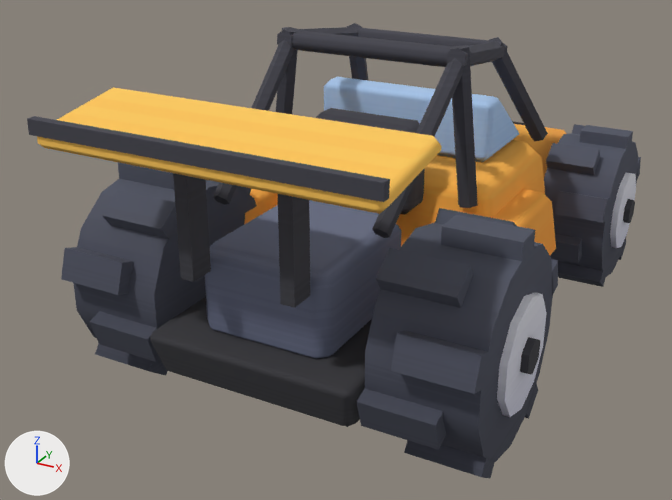
An edit to the glTF model public/assets/concepts/concept-buggy.glb, drawn before and after from the same camera.
Before and after are seen from a 50 mm lens placed at (0.487, -1.06, 0.61), pointed at (-0.056, -0.072, 0.116). Arrows for +X, +Y and +Z are at lower left; the lights stay in place. The picture after the commit comes second. Where no turn or scale is listed for an object, it has been applied to the vertices. Vertices at exactly the same position are counted once.

Names of what the first picture shows: 'concept-buggy', 'wheel-bl', 'wheel-br', 'wheel-fr'.
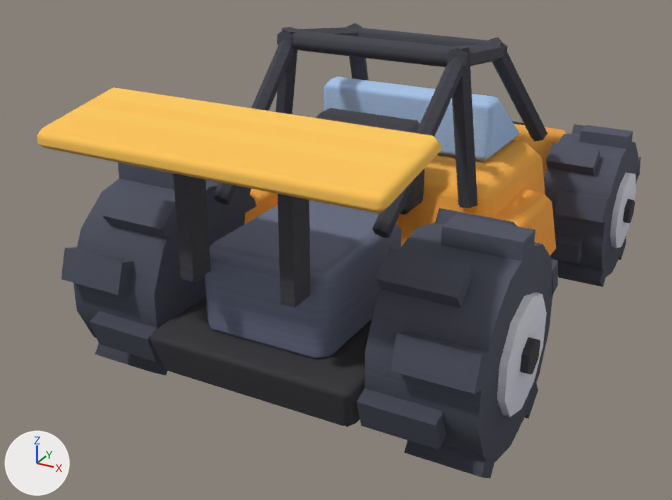
What changed in the scene script:
```text
Change me_body:
    used by ob_concept_buggy; location = (0.0, 0.0, 0.0)
    remove me_body.from_pydata(...)  # 484 vertices, 840 faces; spans x -0.194..0.194, y -0.442..0.446, z 0.06..0.403
    add me_body.from_pydata(...)  # 476 vertices, 828 faces; spans x -0.194..0.194, y -0.44..0.446, z 0.06..0.403
    me_body part 1: the loose piece of 8 vertices spanning x -0.19..0.19, y -0.442..-0.432, z 0.351..0.367 is deleted
```

What differs and where, as boxes (x1, y1, x2, y2) in the pictures (672 x 500 px):
'concept-buggy', reshaped: before (27, 23, 567, 427); after (37, 23, 567, 427)
part 1 of me_body, deleted: before (27, 116, 390, 202)
